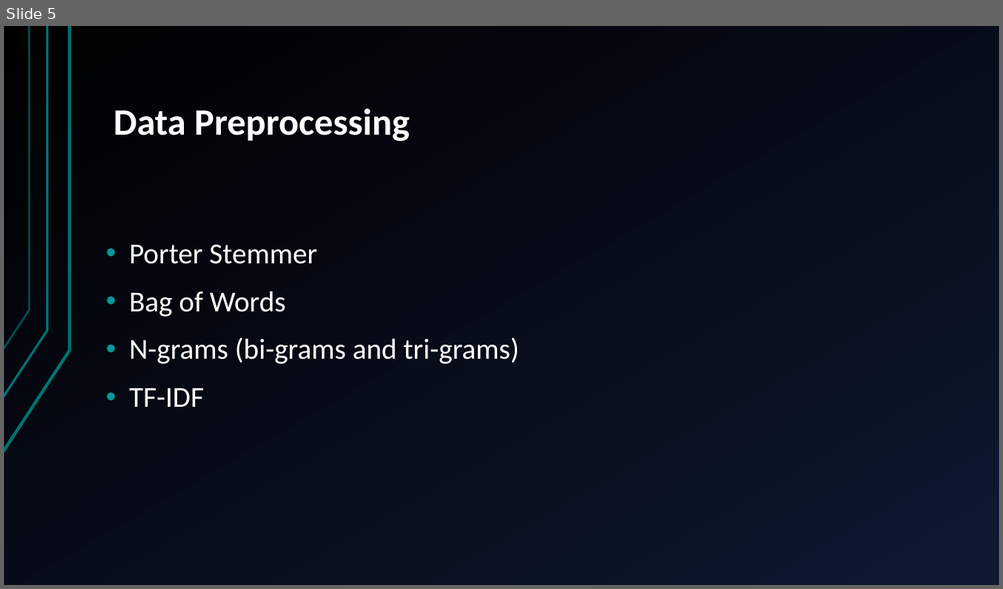
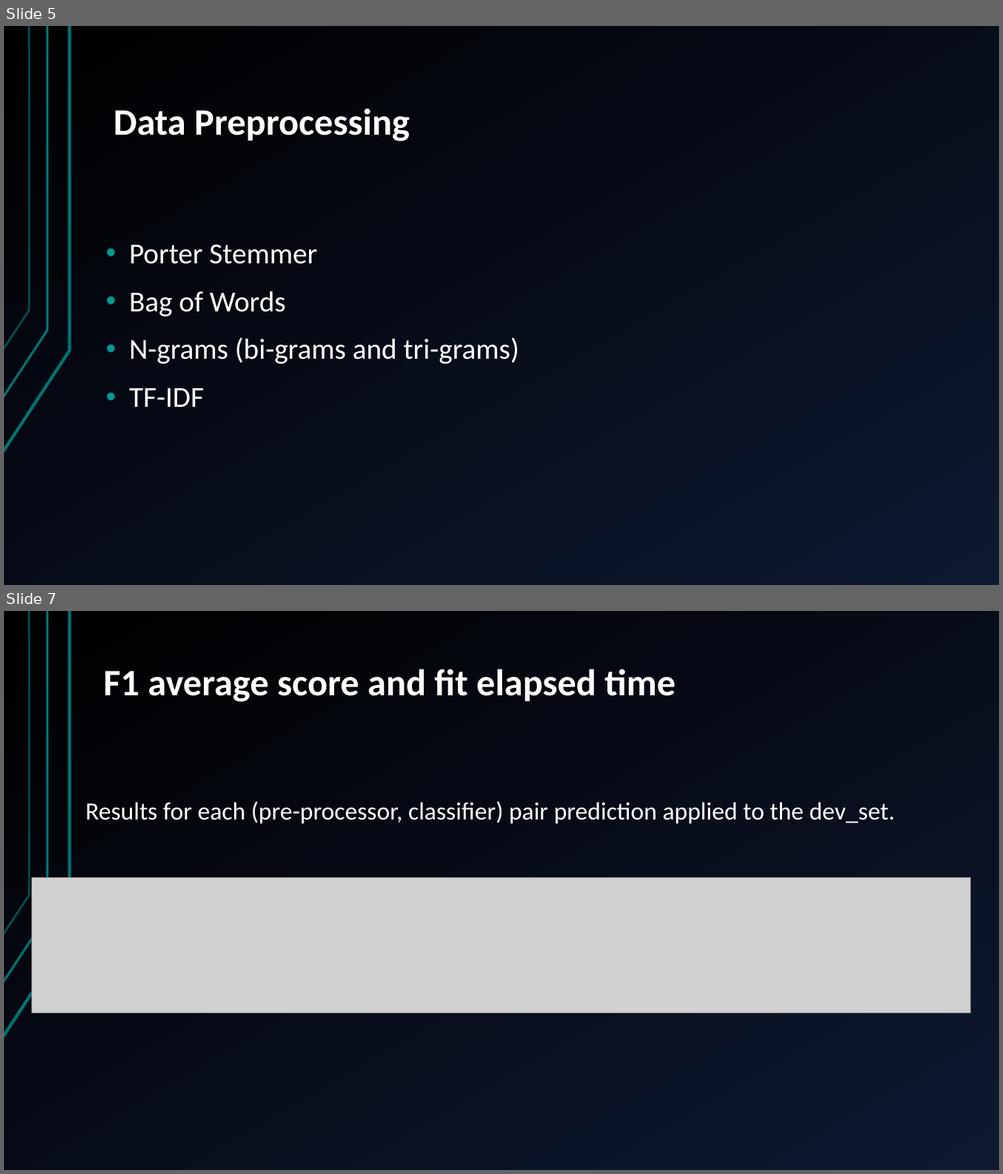
Before and after one commit to Zeze35H/IART, a slide deck: P2/Final_Delivery.pptx. Shown one above the other, each under a label of ours: slide 5 before the commit, slides 5 and 7 after it; the slides between them are not shown. The pictures are 1003x589 and 1003x1174 pixels, drawn with LibreOffice and Linux fonts; fonts in the diff are those of the drawing; grey boxes stand for pictures. Boxes give left, top, right and bottom in pixels: in the first picture for what was removed or moved away, otherwise in the second. Text is boxed around its words. In the diff, an @@ line names an element or a change of style, - is before the commit and + after.

```diff
--- a/P2/Final_Delivery.pptx
+++ b/P2/Final_Delivery.pptx
@@ slide 7 added at <box>4,611,999,1170</box>, background gradient #000000 to #0E1830; not listed: 3 template elements that a slide beside it also shows @@
@@ title added at <box>103,669,675,702</box>, 36 pt, text #FFFFFF, bold @@
+F1 average score and fit elapsed time
@@ subtitle added at <box>85,801,895,824</box>, 24 pt, text #FFFFFF @@
+Results for each (pre-processor, classifier) pair prediction applied to the dev_set.
@@ picture added at <box>32,878,971,1013</box> @@
```
Also in this commit, not shown: 4 slides changed, 1 other slide added, 7 other files.
